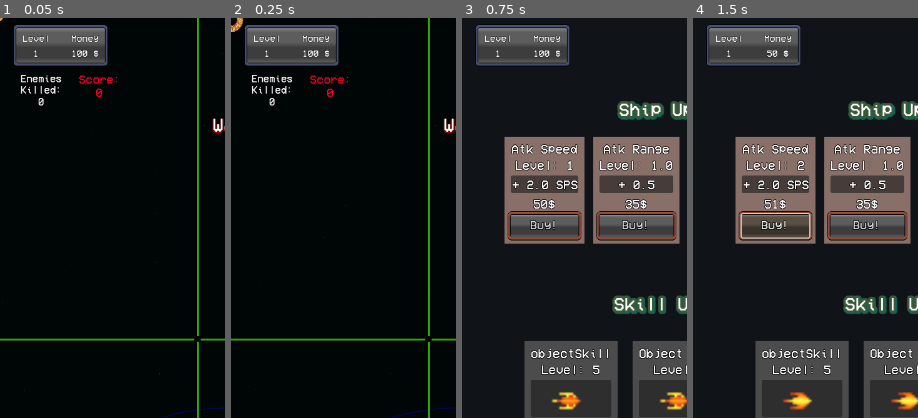
Above: before the commit, frames 1-4 (left to right).
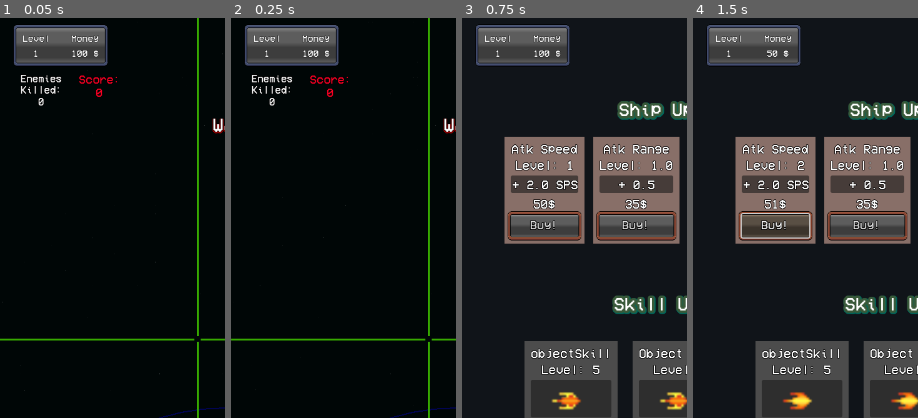
Above: after the commit, the same moments.

Repository: MauroCastro1705/mini_auto_battler
Game: Godot game, scene res://test/test-scene.tscn
Same seed, same stepped clock (60 frames per second), same inputs: the game is played once before the commit and once after it.
Inputs:
- Up to frame 1 (0.05 s): no input
- Up to frame 2 (0.25 s): no input
- Up to frame 3 (0.75 s): click "Store" at 0.5 s
- Up to frame 4 (1.5 s): click "Buy!" at 1.25 s
The pictures show only the part of the screen within x 0-50%, y 0-50%; the shares and areas given below are measured in that part.

The runs differ from the first frame. In frame 1, less than 0.1% of the frame differs, in the area x 0-2%, y 0-1%; in frame 2, 0.1%, in the area x 0-6%, y 0-4%; in frame 3, nothing differs; in frame 4, nothing differs.

Commit message:
enemy pool fix

Diff:
--- a/enemies/enemigo_1.gd
+++ b/enemies/enemigo_1.gd
@@ -1,15 +1,21 @@
 extends CharacterBody2D
-# Parámetros de movimiento
+
+# Parámetros
 var speed
 var max_hp
 var hp
-var active = false
-var is_dead = false
+var active := false
+var is_dead := false
+
 @onready var damage_numbers_origin: Node2D = $damage_numbers_origin
-@onready var ship_sprite = %ship
+@onready var ship_sprite: AnimatedSprite2D = %ship
 @onready var health_bar: Control = %HealthBar
 @onready var ship: Node2D = $Node2D
 @onready var propulsor: AnimatedSprite2D = %propulsor
+
+# Guarda capas/máscaras originales para reponer al activar
+var _orig_layer: int
+var _orig_mask: int
 
 #----------------------------
 #COMO MOSTRAR NUMEROS DE DAÑO
@@ -19,12 +25,27 @@
 #----------------------------
 
 
+
+
+
+
+
 func _ready():
 	Global.stats_updated.connect(enemy_update_stats)
 	add_to_group("enemigos")
 	enemy_update_stats()
 	hp = max_hp
 	health_bar.set_max_health(hp)
+
+	# Cachea capas originales
+	_orig_layer = collision_layer
+	_orig_mask = collision_mask
+
+	# Arranca seguro por si el pool te instancia ya "muerto/inactivo"
+	_set_colliders_disabled(true)
+	set_physics_process(false)
+	set_process(false)
+	hide()
 
 func _process(_delta):
 	if not active:
@@ -37,56 +58,89 @@
 		ship_sprite.show()
 		health_bar.rotation = 0
 
-
 func activate(pos: Vector2):
 	global_position = pos
-	hp = Global.enemigo_max_hp
+	# Reactiva estado
 	is_dead = false
 	active = true
+	hp = Global.enemigo_max_hp
+	max_hp = Global.enemigo_max_hp
+	health_bar.set_max_health(hp)
+	health_bar.update_health(hp)
+
+	# Reactiva colisiones/physics/visibilidad
+	collision_layer = _orig_layer
+	collision_mask = _orig_mask
+	_set_colliders_disabled(false)
 	show()
 	set_process(true)
-	health_bar.set_max_health(hp)
+	set_physics_process(true)
+
+	# Anims
 	ship_sprite.play("alive")
 	propulsor.play("alive")
+	propulsor.visible = true
 
-
-
-func take_damage(amount):
+func take_damage(amount: int) -> void:
 	if not active or is_dead:
 		return
+
 	hp -= amount
 	health_bar.update_health(hp)
-	ship_sprite.visible = false
 
 	DamageNumbers.display_numbers(amount, damage_numbers_origin.global_position)
 	DamageNumbers.flash_sprite(ship_sprite)
+
 	if hp <= 0:
 		is_dead = true
 		Global.emit_signal("enemy_killed")
+		# Desactiva colisiones inmediatamente para que no bloquee
+		_disable_collisions_now()
+		# Reproduce anim de muerte (el sprite debe seguir visible para verla)
+		ship_sprite.play("die")
 		propulsor.visible = false
-		ship_sprite.play("die")
-
 
 func deactivate():
-	hp = Global.enemigo_max_hp
-	health_bar.set_max_health(hp)
+	# Estado lógico
 	active = false
 	is_dead = true
+
+	# Frena movimiento y procesa/physics
+	velocity = Vector2.ZERO
 	set_process(false)
+	set_physics_process(false)
+
+	# Desactiva colisiones y oculta
+	_disable_collisions_now()
 	hide()
-	# Inform player we're out of range (if needed)
+
+	# Limpieza opcional con jugador
 	if Global.player:
 		Global.player.remove_enemy(self)
-
 
 func enemy_update_stats():
 	speed = Global.enemigo_speed
 	max_hp = Global.enemigo_max_hp
 
-
-
-
-
 func _on_ship_animation_finished() -> void:
 	if ship_sprite.animation == "die" and is_dead:
+		# Al terminar la anim de muerte, ocúltate/queda ya desactivado
 		deactivate()
+
+# -----------------------
+# Helpers de colisiones
+# -----------------------
+func _disable_collisions_now():
+	collision_layer = 0
+	collision_mask = 0
+	_set_colliders_disabled(true)
+
+func _set_colliders_disabled(disabled: bool) -> void:
+	# Deshabilita/rehabilita todos los CollisionShape2D dentro del enemigo (recursivo)
+	_set_colliders_disabled_rec(self, disabled)
+
+func _set_colliders_disabled_rec(node: Node, disabled: bool) -> void:
+	if node is CollisionShape2D:
+		(node as CollisionShape2D).disabled = disabled
+	for c in node.get_children():
+		_set_colliders_disabled_rec(c, disabled)
--- a/managers/enemy_pool/enemy_pool.gd
+++ b/managers/enemy_pool/enemy_pool.gd
@@ -9,10 +9,16 @@
 func _ready():
 	for i in pool_size:
 		var enemy = enemy_scene.instantiate()
+		# Estado “muerto/inactivo” por defecto
 		enemy.active = false
-		enemy.is_dead = true # Mark as dead so it doesn't process
+		enemy.is_dead = true
 		enemy.hide()
+		# Detén ambos tipos de proceso al entrar al pool
 		enemy.set_process(false)
+		enemy.set_physics_process(false)
+		# Si tiene helpers, desactiva colisiones (si no, ignora silenciosamente)
+		if enemy.has_method("_disable_collisions_now"):
+			enemy._disable_collisions_now()
 		add_child(enemy)
 		pool.append(enemy)
 
@@ -20,11 +26,15 @@
 	for enemy in pool:
 		if is_instance_valid(enemy) and not enemy.active:
 			return enemy
-	# Expand pool if needed
+	# Si hace falta, expandimos
 	var enemy = enemy_scene.instantiate()
 	enemy.hide()
 	enemy.set_process(false)
+	enemy.set_physics_process(false)
 	enemy.active = false
+	enemy.is_dead = true
+	if enemy.has_method("_disable_collisions_now"):
+		enemy._disable_collisions_now()
 	add_child(enemy)
 	pool.append(enemy)
 	return enemy
